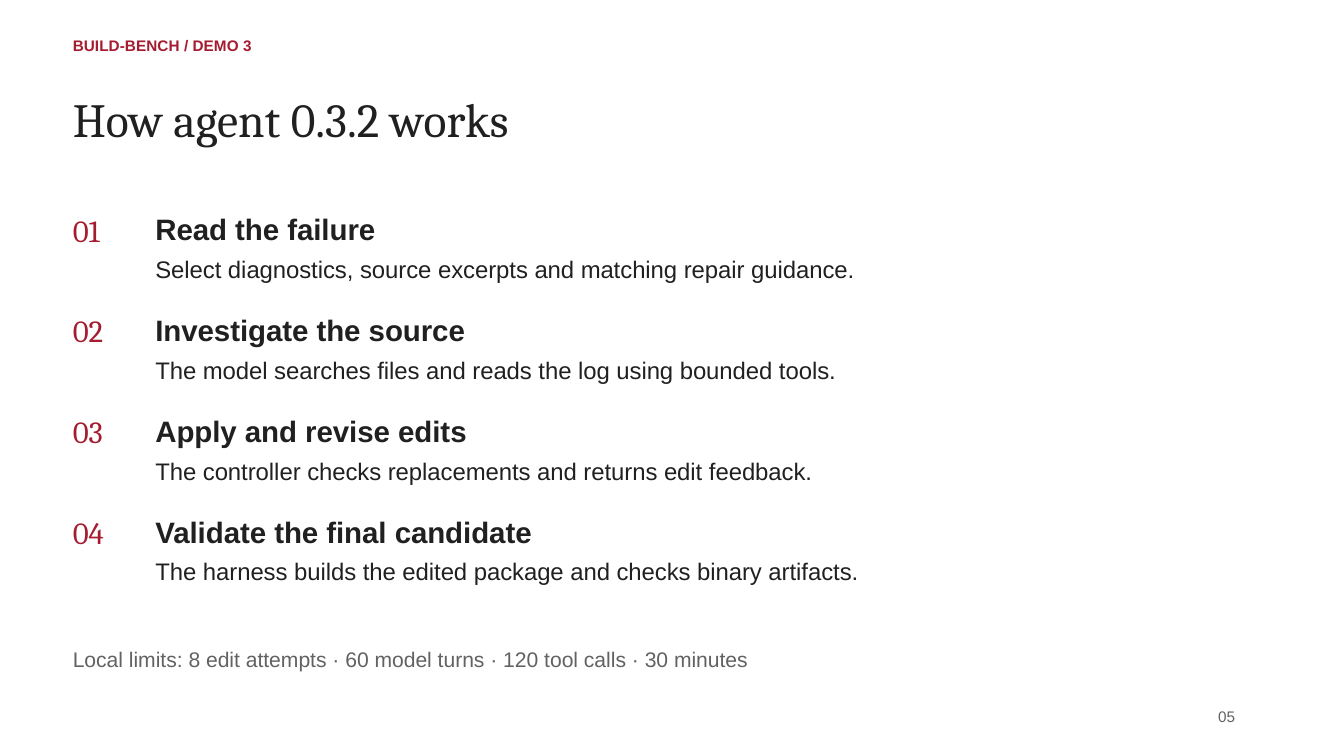
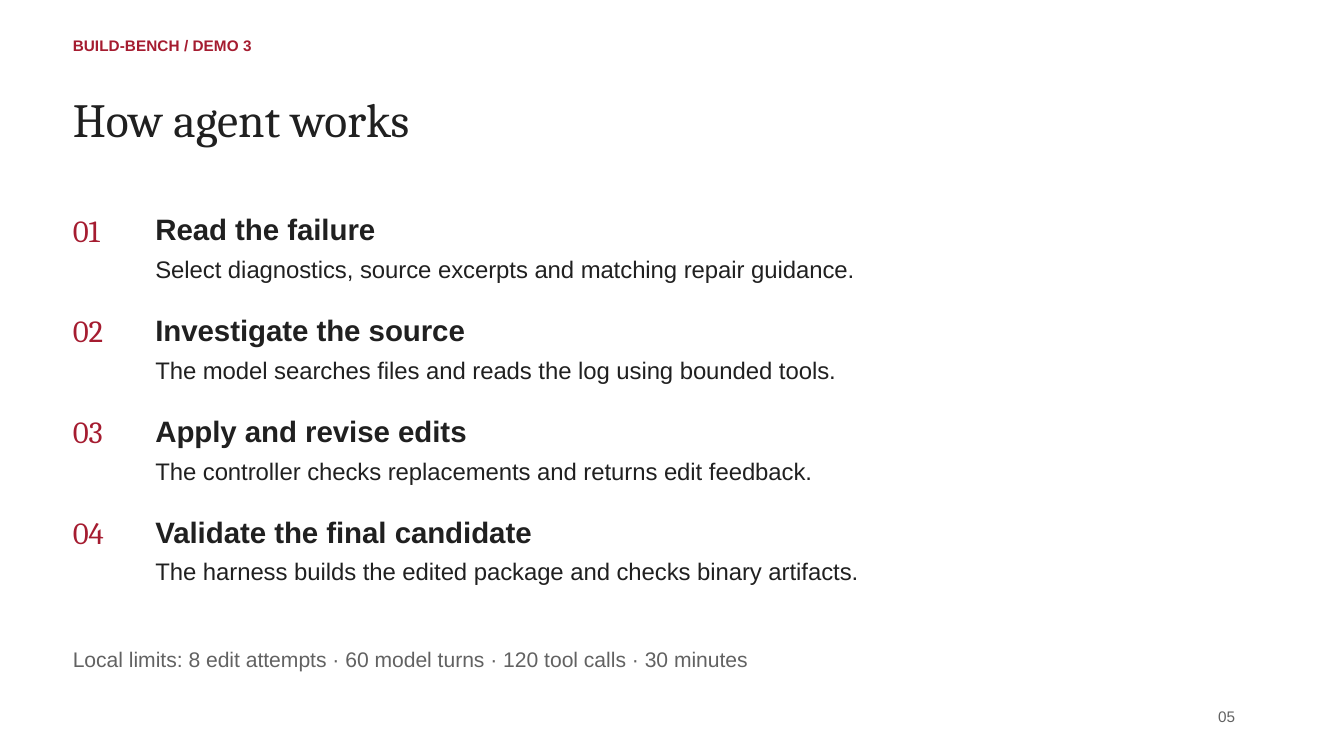
Before and after one commit to ec528-fall26/build-bench, a slide deck: slide 5 of slides/demo-3.pptx. Drawn at 1344x756 pixels with LibreOffice and Linux fonts; fonts in the diff are those of the drawing. Boxes give left, top, right and bottom in pixels: in the first picture for what was removed or moved away, otherwise in the second. Text is boxed around its words. In the diff, an @@ line names an element or a change of style, - is before the commit and + after.

```diff
--- a/slides/demo-3.pptx
+++ b/slides/demo-3.pptx
@@ text at (73, 104, 410, 147): text changed @@
-How agent 0.3.2 works
+How agent works
```
Also in this commit, not shown: 3 other slides changed.
